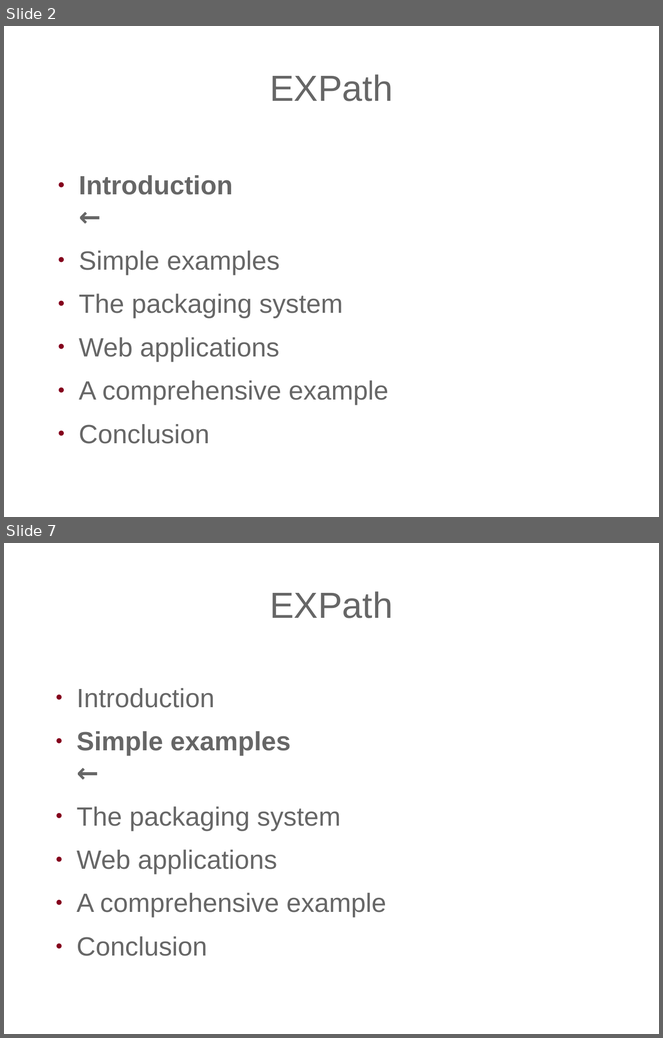
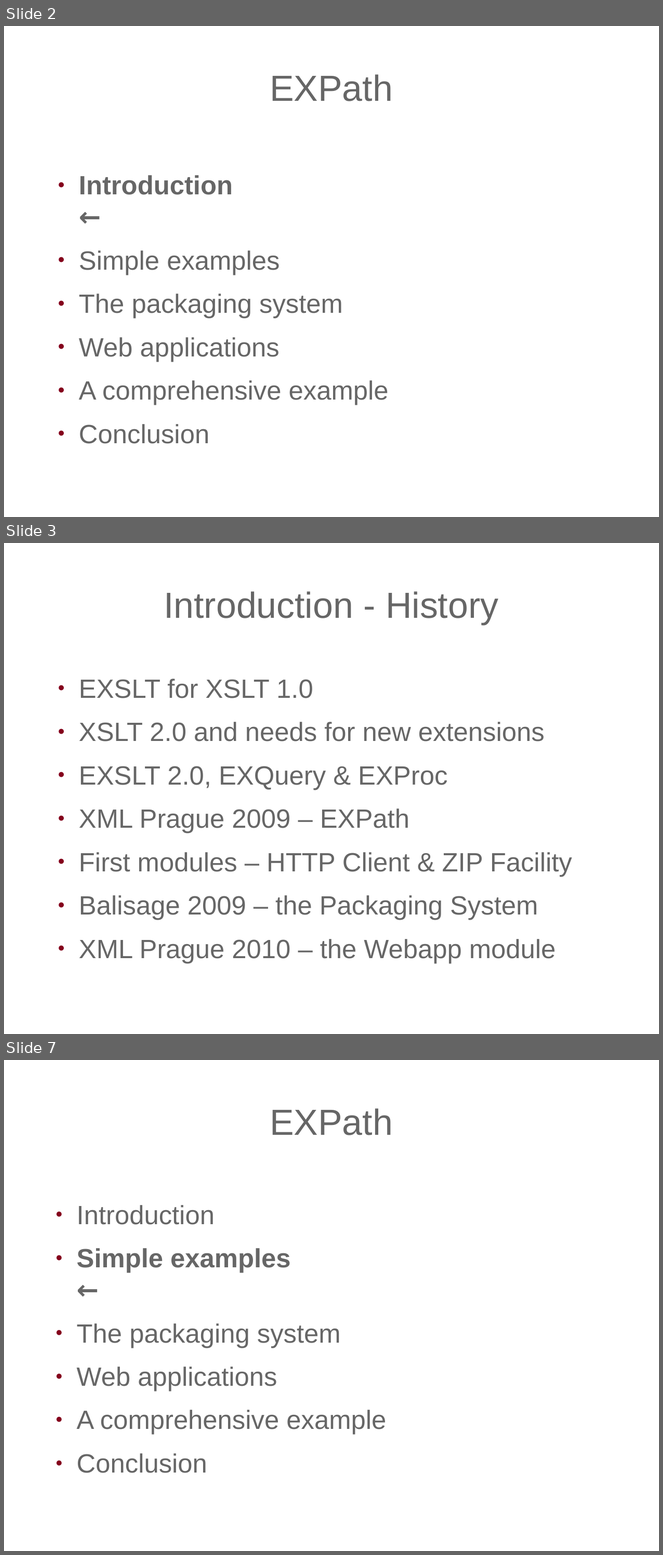
Before and after one commit to expath/expath-www, a slide deck: misc/2010-prague/presentation/fgeorges-expath.odp. Shown one above the other, each under a label of ours: slides 2 and 7 before the commit, slides 2, 3 and 7 after it; the slides between them are not shown. The pictures are 663x1038 and 663x1555 pixels, drawn with LibreOffice and Linux fonts; fonts in the diff are those of the drawing; background and template pictures are left out. Boxes give left, top, right and bottom in pixels: in the first picture for what was removed or moved away, otherwise in the second. Text is boxed around its words. In the diff, an @@ line names an element or a change of style, - is before the commit and + after.

```diff
--- a/misc/2010-prague/presentation/fgeorges-expath.odp
+++ b/misc/2010-prague/presentation/fgeorges-expath.odp
@@ slide 3 added at bbox=[4, 543, 659, 1034], background picture (left out) @@
@@ title added at bbox=[164, 591, 499, 625], 44 pt, text #666666 @@
+Introduction - History
@@ text added at bbox=[79, 679, 572, 964], 32 pt, text #666666 @@
+● EXSLT for XSLT 1.0
+● XSLT 2.0 and needs for new extensions
+● EXSLT 2.0, EXQuery & EXProc
+● XML Prague 2009 – EXPath
+● First modules – HTTP Client & ZIP Facility
+● Balisage 2009 – the Packaging System
+● XML Prague 2010 – the Webapp module
```
Also in this commit, not shown: 1 slide changed, 6 other slides added, 5 slides removed.
